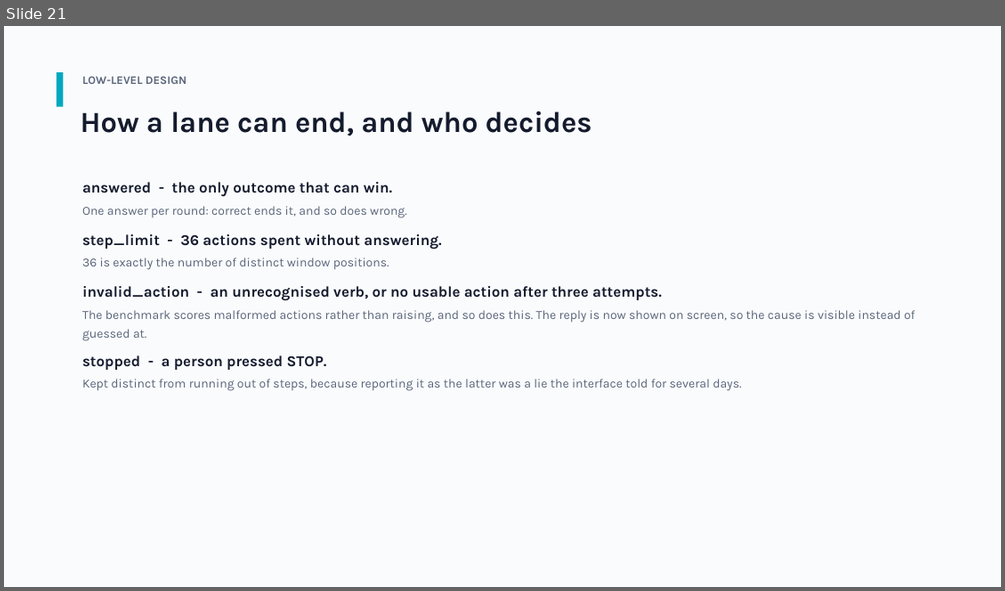
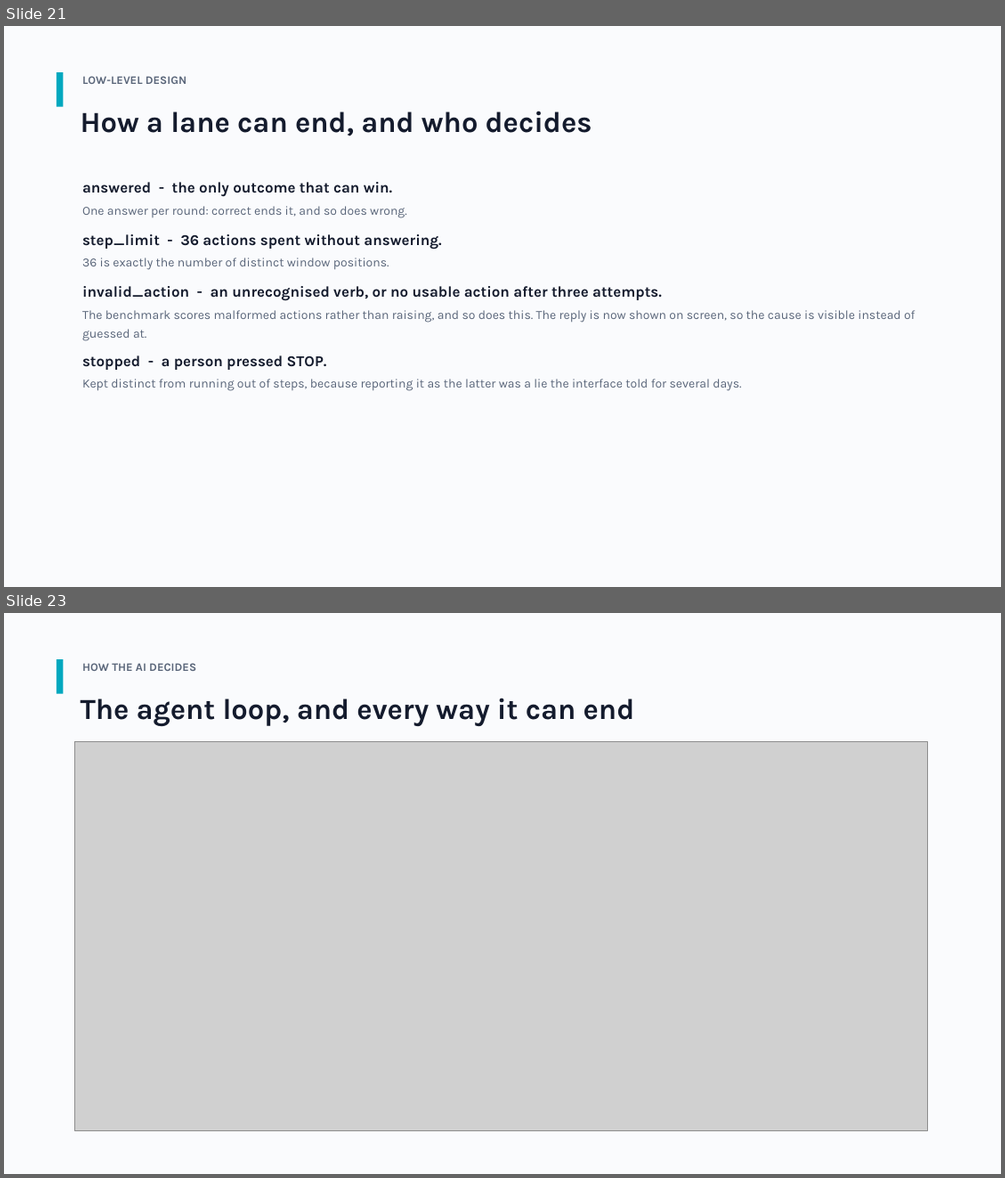
Before and after one commit to panandi/mnistpro, a slide deck: docs/MNIST-PRO-overview.pptx. Shown one above the other, each under a label of ours: slide 21 before the commit, slides 21 and 23 after it; the slides between them are not shown. The pictures are 1005x591 and 1005x1178 pixels, drawn with LibreOffice and Linux fonts; fonts in the diff are those of the drawing; grey boxes stand for pictures. Boxes give left, top, right and bottom in pixels: in the first picture for what was removed or moved away, otherwise in the second. Text is boxed around its words. In the diff, an @@ line names an element or a change of style, - is before the commit and + after.

```diff
--- a/docs/MNIST-PRO-overview.pptx
+++ b/docs/MNIST-PRO-overview.pptx
@@ slide 23 added at <box>4,613,1001,1174</box>, background #FFFFFF @@
@@ rectangle added at <box>4,613,1001,1174</box>, fill #FAFBFD @@
@@ rectangle added at <box>57,659,63,694</box>, fill #00A8BF @@
@@ text added at <box>82,663,196,671</box>, 11 pt, text #5A667A, bold @@
+HOW THE AI DECIDES
@@ text added at <box>81,698,635,726</box>, 28 pt, text #141B2D, bold @@
+The agent loop, and every way it can end
@@ picture added at <box>75,742,928,1130</box> @@
```
Also in this commit, not shown: 4 other slides added.
